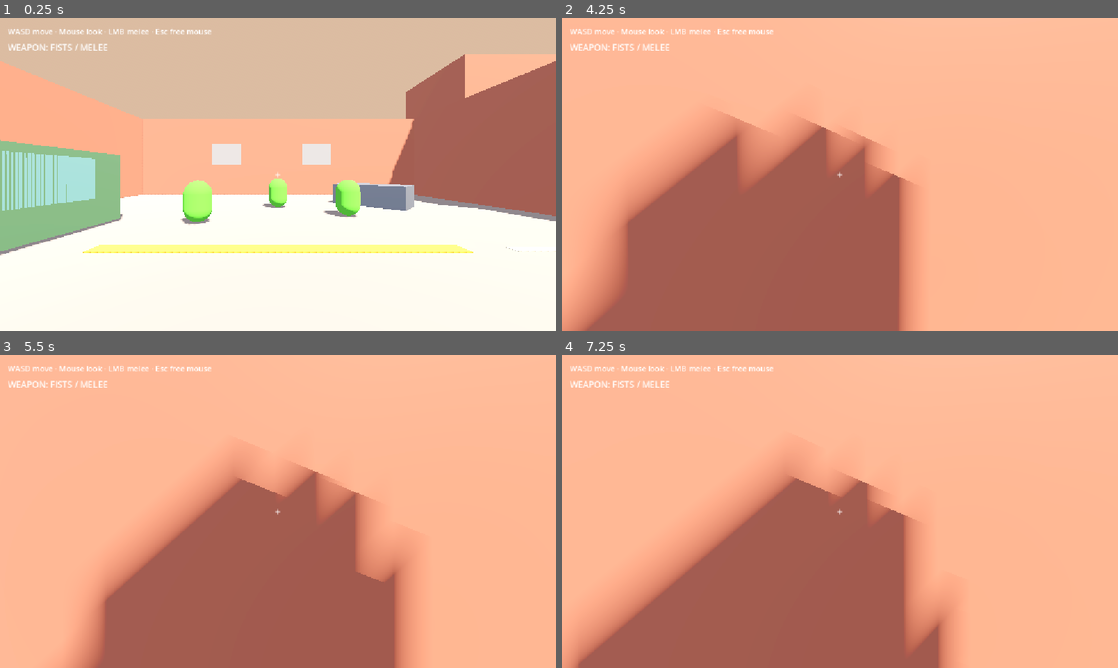
Above: before the commit, frames 1-4 (two rows, left to right).
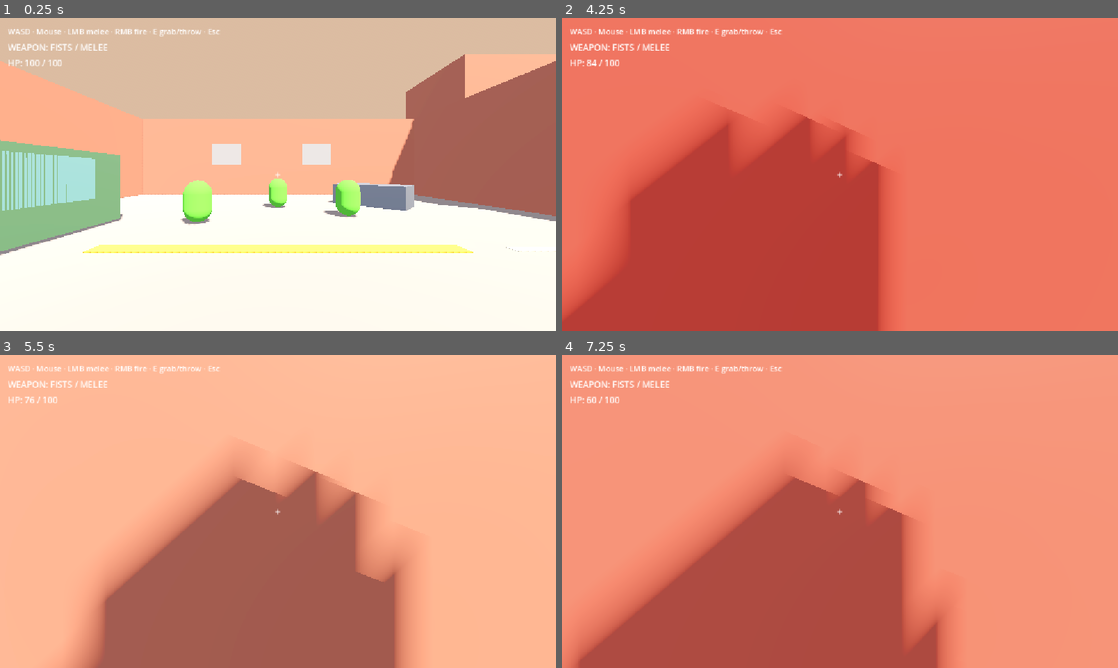
Above: after the commit, the same moments.

Repository: CaptainTiki/Zero
Game: Godot game, scene res://scenes/levels/m01_beats_1_5.tscn
Same seed, same stepped clock (60 frames per second), same inputs: the game is played once before the commit and once after it.
Inputs (mouse positions are in pixels of both pictures, inside the frame that each line leads up to):
- Up to frame 1 (0.25 s): no input
- Up to frame 2 (4.25 s): move the mouse to (867, 174) at 0.52 s; hold E (interact) 0.53-1.28 s; hold W (move_forward) from 0.53 s (still down); right-click (867, 174) at 0.6 s; click (867, 174) at 0.67 s; tap Space (jump) at 0.77, 1.52, 3.02, 3.77 s; move the mouse to (812, 174) at 1.27 s; tap E (interact) at 1.35, 3.05 s; click (812, 174) at 1.55 s; move the mouse to (851, 168) at 2.02 s; click (851, 168) at 2.1 s; right-click (851, 168) at 2.3 s; move the mouse to (834, 180) at 2.77 s; right-click (834, 180) at 2.85 s; click (834, 180) at 2.92 s; move the mouse to (878, 177) at 3.52 s; hold E (interact) from 3.53 s (still down); click (878, 177) at 3.8 s
- Up to frame 3 (5.5 s): keep holding W (move_forward); move the mouse to (233, 508) at 4.27 s; release E (interact) at 4.28 s; click (233, 508) at 4.35 s; tap Space (jump) at 4.52 s; right-click (233, 508) at 4.55 s; move the mouse to (283, 511) at 5.02 s; hold Shift (sprint) from 5.03 s (still down); click (283, 511) at 5.17 s; tap E (interact) at 5.3 s
- Up to frame 4 (7.25 s): tap Enter at 5.75 s; move the mouse to (817, 505) at 5.77 s; release W (move_forward) at 5.78 s; release Shift (sprint) at 5.78 s; hold D (move_right) 5.78-6.53 s; right-click (817, 505) at 5.85 s; tap Space (jump) at 6.02, 6.77 s; click (817, 505) at 6.05 s; move the mouse to (867, 511) at 6.52 s; hold W (move_forward) from 6.53 s (still down); hold E (interact) from 6.53 s (still down); click (867, 511) at 6.67 s; right-click (867, 511) at 6.8 s

The runs differ from the first frame. In frame 1, 0.4% of the frame differs, in the area x 1-40%, y 3-16%; in frame 2, 99%, in the area x 0-100%, y 0-100%; in frame 3, 0.4%; in frame 4, 75%.

Commit message:
Hit and Damage

Diff:
--- /dev/null
+++ b/scenes/enemies/hunter.tscn
@@ -0,0 +1,26 @@
+[gd_scene load_steps=5 format=3 uid="uid://superzero_hunter"]
+
+[ext_resource type="Script" path="res://scripts/enemies/hunter.gd" id="1"]
+
+[sub_resource type="CapsuleShape3D" id="shape"]
+radius = 0.4
+height = 1.7
+
+[sub_resource type="CapsuleMesh" id="mesh"]
+radius = 0.4
+height = 1.7
+
+[sub_resource type="StandardMaterial3D" id="mat"]
+albedo_color = Color(0.95, 0.45, 0.15, 1)
+
+[node name="Hunter" type="CharacterBody3D"]
+script = ExtResource("1")
+
+[node name="CollisionShape3D" type="CollisionShape3D" parent="."]
+transform = Transform3D(1, 0, 0, 0, 1, 0, 0, 0, 1, 0, 0.85, 0)
+shape = SubResource("shape")
+
+[node name="MeshInstance3D" type="MeshInstance3D" parent="."]
+transform = Transform3D(1, 0, 0, 0, 1, 0, 0, 0, 1, 0, 0.85, 0)
+mesh = SubResource("mesh")
+surface_material_override/0 = SubResource("mat")
--- a/scenes/levels/m01_beats_1_5.tscn
+++ b/scenes/levels/m01_beats_1_5.tscn
@@ -6,6 +6,7 @@
 [ext_resource type="PackedScene" path="res://scenes/props/gun_pickup.tscn" id="4_gun"]
 [ext_resource type="PackedScene" path="res://scenes/props/throwable_crate.tscn" id="5_crate"]
 [ext_resource type="Script" path="res://scripts/levels/m01_slice.gd" id="6_level"]
+[ext_resource type="PackedScene" path="res://scenes/enemies/hunter.tscn" id="7_hunter"]
 
 [sub_resource type="ProceduralSkyMaterial" id="SkyMat"]
 sky_top_color = Color(0.35, 0.45, 0.72, 1)
@@ -511,7 +512,7 @@
 [node name="FodderBlvdElevated" parent="." instance=ExtResource("2_fodder")]
 transform = Transform3D(1, 0, 0, 0, 1, 0, 0, 0, 1, 86, 2.8, -7)
 
-[node name="HunterStub" parent="." instance=ExtResource("2_fodder")]
+[node name="Hunter" parent="." instance=ExtResource("7_hunter")]
 transform = Transform3D(1, 0, 0, 0, 1, 0, 0, 0, 1, 98, 0.3, 0)
 
 [node name="FodderEnd1" parent="." instance=ExtResource("2_fodder")]
--- a/scenes/player/player.tscn
+++ b/scenes/player/player.tscn
@@ -52,14 +52,23 @@
 grow_vertical = 2
 mouse_filter = 2
 
+[node name="HurtFlash" type="ColorRect" parent="HUD/Root"]
+anchors_preset = 15
+anchor_right = 1.0
+anchor_bottom = 1.0
+grow_horizontal = 2
+grow_vertical = 2
+mouse_filter = 2
+color = Color(0.85, 0.05, 0.05, 0)
+
 [node name="Hint" type="Label" parent="HUD/Root"]
 offset_left = 16.0
 offset_top = 16.0
-offset_right = 640.0
+offset_right = 720.0
 offset_bottom = 48.0
 mouse_filter = 2
 theme_override_font_sizes/font_size = 16
-text = "WASD · Mouse · LMB melee · RMB fire · E throw · Esc"
+text = "WASD · Mouse · LMB melee · RMB fire · E grab/throw · Esc"
 
 [node name="Weapon" type="Label" parent="HUD/Root"]
 offset_left = 16.0
@@ -69,6 +78,15 @@
 mouse_filter = 2
 theme_override_font_sizes/font_size = 18
 text = "WEAPON: FISTS / MELEE"
+
+[node name="HP" type="Label" parent="HUD/Root"]
+offset_left = 16.0
+offset_top = 80.0
+offset_right = 300.0
+offset_bottom = 112.0
+mouse_filter = 2
+theme_override_font_sizes/font_size = 18
+text = "HP: 100 / 100"
 
 [node name="Crosshair" type="Label" parent="HUD/Root"]
 anchors_preset = 8
--- /dev/null
+++ b/scripts/enemies/hunter.gd
@@ -0,0 +1,108 @@
+extends CharacterBody3D
+class_name AlienHunter
+
+## Fast pursue / flank elite. Repositions laterally when player aims or gets close.
+
+@export var max_hp := 90.0
+@export var move_speed := 7.5
+@export var strafe_speed := 8.5
+@export var aggro_range := 30.0
+@export var attack_range := 1.8
+@export var attack_damage := 12.0
+@export var attack_cooldown := 0.7
+@export var reposition_every := 1.1
+
+var _hp := 0.0
+var _attack_timer := 0.0
+var _reposition_timer := 0.0
+var _strafe_sign := 1.0
+var _player: Node3D
+var _flash_left := 0.0
+var _mat: StandardMaterial3D
+var _base_color := Color(0.95, 0.45, 0.15, 1)
+
+func _ready() -> void:
+	_hp = max_hp
+	add_to_group("enemies")
+	add_to_group("elites")
+	var mesh := get_node_or_null("MeshInstance3D") as MeshInstance3D
+	if mesh:
+		_mat = StandardMaterial3D.new()
+		_mat.albedo_color = _base_color
+		mesh.material_override = _mat
+	_strafe_sign = 1.0 if randf() > 0.5 else -1.0
+
+func _physics_process(delta: float) -> void:
+	if _flash_left > 0.0:
+		_flash_left = maxf(0.0, _flash_left - delta)
+		if _mat and _flash_left <= 0.0:
+			_mat.albedo_color = _base_color
+	_attack_timer = maxf(0.0, _attack_timer - delta)
+	_reposition_timer = maxf(0.0, _reposition_timer - delta)
+	if _player == null:
+		_player = get_tree().get_first_node_in_group("player") as Node3D
+	if _player == null:
+		return
+
+	var to_player := _player.global_position - global_position
+	to_player.y = 0.0
+	var dist := to_player.length()
+	if dist > aggro_range:
+		velocity.x = 0.0
+		velocity.z = 0.0
+		move_and_slide()
+		return
+
+	var forward := to_player.normalized() if dist > 0.01 else Vector3.FORWARD
+	var side := Vector3(-forward.z, 0.0, forward.x) * _strafe_sign
+
+	if _reposition_timer <= 0.0:
+		_strafe_sign *= -1.0
+		_reposition_timer = reposition_every
+
+	if dist > attack_range * 1.6:
+		# Close distance with a strafe bias (flank feel)
+		var desire := (forward * 0.65 + side * 0.55).normalized()
+		velocity.x = desire.x * move_speed
+		velocity.z = desire.z * move_speed
+	elif dist > attack_range:
+		var desire := (forward * 0.25 + side).normalized()
+		velocity.x = desire.x * strafe_speed
+		velocity.z = desire.z * strafe_speed
+	else:
+		velocity.x = side.x * strafe_speed * 0.4
+		velocity.z = side.z * strafe_speed * 0.4
+		if _attack_timer <= 0.0:
+			_attack_timer = attack_cooldown
+			if _player.has_method("take_damage"):
+				_player.take_damage(attack_damage)
+
+	if forward.length() > 0.01:
+		look_at(global_position + forward, Vector3.UP)
+
+	if not is_on_floor():
+		velocity.y -= ProjectSettings.get_setting("physics/3d/default_gravity") * delta
+	else:
+		velocity.y = 0.0
+	move_and_slide()
+
+func _hit_fx() -> void:
+	_flash_left = 0.12
+	if _mat:
+		_mat.albedo_color = Color(1, 1, 1, 1)
+
+func take_damage(amount: float) -> void:
+	_hit_fx()
+	_hp -= amount
+	# Getting shot triggers an immediate strafe flip
+	_strafe_sign *= -1.0
+	_reposition_timer = reposition_every * 0.5
+	if _hp <= 0.0:
+		queue_free()
+
+func apply_melee_hit(amount: float, from: Vector3) -> void:
+	var push := global_position - from
+	push.y = 0.0
+	if push.length() > 0.01:
+		velocity += push.normalized() * 8.0
+	take_damage(amount)
--- a/scripts/player/player_controller.gd
+++ b/scripts/player/player_controller.gd
@@ -7,6 +7,7 @@
 @export var mouse_sensitivity := 0.0025
 @export var melee_damage := 25.0
 @export var melee_cooldown := 0.45
+@export var max_hp := 100.0
 
 var _gravity: float = ProjectSettings.get_setting("physics/3d/default_gravity")
 var _yaw := 0.0
@@ -14,6 +15,8 @@
 var _melee_timer := 0.0
 var _has_gun := false
 var _held_prop: Node3D
+var _hp := 100.0
+var _hurt_cd := 0.0
 
 @onready var camera: Camera3D = $Head/Camera3D
 @onready var head: Node3D = $Head
@@ -22,9 +25,11 @@
 @onready var hud: CanvasLayer = $HUD
 
 func _ready() -> void:
+	_hp = max_hp
 	Input.mouse_mode = Input.MOUSE_MODE_CAPTURED
 	melee_ray.enabled = true
 	gun_ray.enabled = true
+	_update_hud()
 
 func _input(event: InputEvent) -> void:
 	if event is InputEventMouseMotion and Input.mouse_mode == Input.MOUSE_MODE_CAPTURED:
@@ -46,6 +51,7 @@
 
 func _physics_process(delta: float) -> void:
 	_melee_timer = maxf(0.0, _melee_timer - delta)
+	_hurt_cd = maxf(0.0, _hurt_cd - delta)
 	if not is_on_floor():
 		velocity.y -= _gravity * delta
 
@@ -71,8 +77,30 @@
 
 func grant_gun() -> void:
 	_has_gun = true
-	if hud and hud.has_method("set_has_gun"):
-		hud.set_has_gun(true)
+	_update_hud()
+
+func take_damage(amount: float) -> void:
+	if _hurt_cd > 0.0:
+		return
+	_hurt_cd = 0.35
+	_hp = maxf(0.0, _hp - amount)
+	_update_hud()
+	if hud and hud.has_method("flash_hurt"):
+		hud.flash_hurt()
+	var start := camera.position
+	var tw := create_tween()
+	tw.tween_property(camera, "position", start + Vector3(0.05, -0.04, 0.05), 0.04)
+	tw.tween_property(camera, "position", start, 0.1)
+	if _hp <= 0.0:
+		_hp = max_hp
+		global_position = Vector3(0, 0.5, 4)
+		_update_hud()
+
+func _update_hud() -> void:
+	if hud and hud.has_method("set_status"):
+		hud.set_status(_has_gun, _hp, max_hp)
+	elif hud and hud.has_method("set_has_gun"):
+		hud.set_has_gun(_has_gun)
 
 func _try_melee() -> void:
 	if _melee_timer > 0.0:
--- a/scripts/player/player_hud.gd
+++ b/scripts/player/player_hud.gd
@@ -2,10 +2,27 @@
 
 @onready var hint: Label = $Root/Hint
 @onready var weapon: Label = $Root/Weapon
+@onready var hp_label: Label = $Root/HP
+@onready var hurt: ColorRect = $Root/HurtFlash
 
 func _ready() -> void:
-	set_has_gun(false)
-	hint.text = "WASD move · Mouse look · LMB melee · Esc free mouse"
+	if hurt:
+		hurt.mouse_filter = Control.MOUSE_FILTER_IGNORE
+		hurt.color = Color(0.8, 0.05, 0.05, 0.0)
+	set_status(false, 100.0, 100.0)
+	hint.text = "WASD · Mouse · LMB melee · RMB fire · E grab/throw · Esc"
 
 func set_has_gun(has_gun: bool) -> void:
+	set_status(has_gun, 100.0, 100.0)
+
+func set_status(has_gun: bool, hp: float, max_hp: float) -> void:
 	weapon.text = "WEAPON: SIDEARM" if has_gun else "WEAPON: FISTS / MELEE"
+	if hp_label:
+		hp_label.text = "HP: %d / %d" % [int(hp), int(max_hp)]
+
+func flash_hurt() -> void:
+	if hurt == null:
+		return
+	hurt.color = Color(0.85, 0.05, 0.05, 0.45)
+	var tw := create_tween()
+	tw.tween_property(hurt, "color:a", 0.0, 0.25)
--- a/scripts/props/throwable_prop.gd
+++ b/scripts/props/throwable_prop.gd
@@ -1,39 +1,60 @@
 extends RigidBody3D
 class_name ThrowableProp
 
-@export var throw_speed := 14.0
-@export var damage := 40.0
+@export var throw_speed := 16.0
+@export var damage := 55.0
 
 var _held := false
-var _holder: Node3D
+var _thrown := false
+var _arm_time := 0.0
+
+func _ready() -> void:
+	contact_monitor = true
+	max_contacts_reported = 8
+	body_entered.connect(_on_body_entered)
+
+func _physics_process(delta: float) -> void:
+	if _thrown:
+		_arm_time = maxf(0.0, _arm_time - delta)
 
 func interact(player: Node3D) -> void:
 	if _held:
 		return
 	_held = true
-	_holder = player
+	_thrown = false
 	freeze = true
 	collision_layer = 0
+	collision_mask = 0
 	reparent(player)
-	position = Vector3(0.6, 1.0, -1.2)
+	position = Vector3(0.7, 1.1, -1.3)
+	rotation = Vector3.ZERO
 
 func throw_forward(origin: Node3D) -> void:
 	if not _held:
 		return
 	_held = false
-	reparent(origin.get_tree().current_scene)
-	global_transform = origin.global_transform
+	_thrown = true
+	_arm_time = 2.0
+	var scene := origin.get_tree().current_scene
+	reparent(scene)
+	global_position = origin.global_position - origin.global_transform.basis.z * 1.2 + Vector3.UP * 0.4
 	freeze = false
 	collision_layer = 1
-	linear_velocity = -origin.global_transform.basis.z * throw_speed + Vector3.UP * 2.0
-	_holder = null
+	collision_mask = 1
+	linear_velocity = -origin.global_transform.basis.z * throw_speed + Vector3.UP * 2.5
+	angular_velocity = Vector3(randf() * 4.0, randf() * 2.0, randf() * 4.0)
 
 func _on_body_entered(body: Node) -> void:
-	if _held:
+	if _held or not _thrown or _arm_time <= 0.0:
 		return
-	if linear_velocity.length() < 4.0:
+	if linear_velocity.length() < 3.0:
 		return
-	if body.has_method("take_damage"):
-		body.take_damage(damage)
+	if body.is_in_group("player"):
+		return
 	if body.has_method("apply_melee_hit"):
 		body.apply_melee_hit(damage, global_position)
+	elif body.has_method("take_damage"):
+		body.take_damage(damage)
+	# visual stop
+	linear_velocity *= 0.2
+	_thrown = false
Not shown, added: audio/sfx/alien/death_01.wav.import
Not shown, added: audio/sfx/alien/hit_01.wav.import
Not shown, added: audio/sfx/alien/tell_hunter_01.wav.import
Not shown, added: audio/sfx/alien/tell_rammer_01.wav.import
Not shown, added: audio/sfx/player/footstep_concrete_01.wav.import
Not shown, added: audio/sfx/player/melee_impact_01.wav.import
Not shown, added: audio/sfx/player/melee_punch_01.wav.import
Not shown, added: audio/sfx/ui/beep_confirm_01.wav.import
Not shown, added: audio/sfx/weapons/gunfire_pistol_01.wav.import
Not shown: 1 places in scenes/levels/m01_beats_1_5.tscn that only renumber resources
Not shown, added: scripts/enemies/hunter.gd.uid
Not shown, added: AUDIO_BATCH_PLAN.md
(and 21 more such lines)
